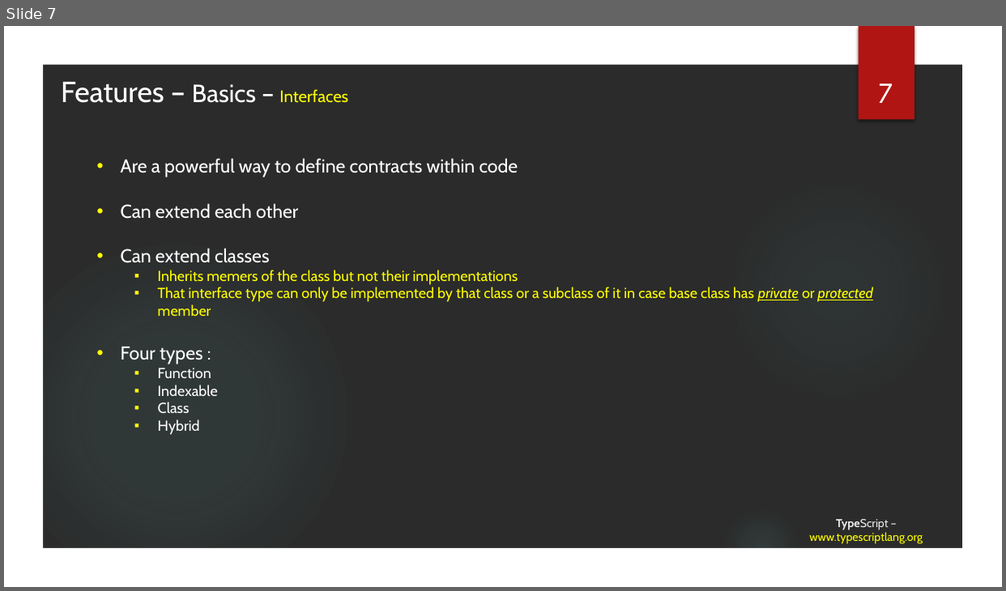
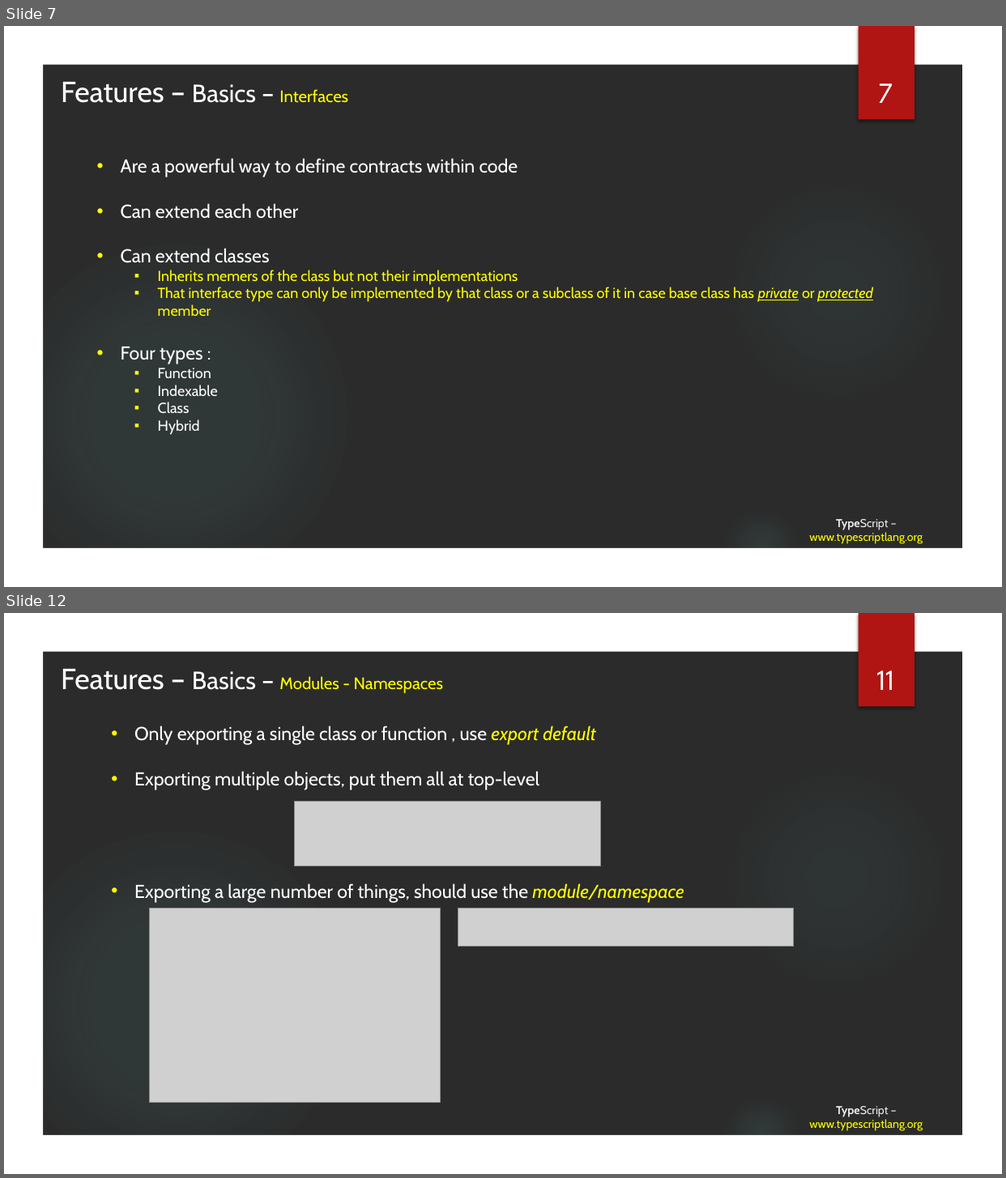
Before and after one commit to tainhx/SSFE, a slide deck: TypeScript.pptx. Shown one above the other, each under a label of ours: slide 7 before the commit, slides 7 and 12 after it; the slides between them are not shown. The pictures are 1006x591 and 1006x1178 pixels, drawn with LibreOffice and Linux fonts; fonts in the diff are those of the drawing; grey boxes stand for pictures; background and template pictures are left out; a plain dark background stands for a picture behind light text. Boxes give left, top, right and bottom in pixels: in the first picture for what was removed or moved away, otherwise in the second. Text is boxed around its words. In the diff, an @@ line names an element or a change of style, - is before the commit and + after.

```diff
--- a/TypeScript.pptx
+++ b/TypeScript.pptx
@@ slide 12 added at (4,613,1002,1174), background picture (left out); not listed: 5 template elements that a slide beside it also shows @@
@@ text added at (61,669,443,693), 16 pt, text #FFFF00 @@
+Features – Basics – Modules - Namespaces
@@ text added at (876,671,894,690), 28 pt, text #FFFFFF @@
+11
@@ text added at (134,726,684,903), 18 pt, text #FFFFFF @@
+• Only exporting a single class or function , use export default
+• Exporting multiple objects, put them all at top-level
+• Exporting a large number of things, should use the module/namespace
@@ picture added at (295,802,601,866) @@
@@ picture added at (149,909,441,1102) @@
@@ picture added at (458,909,794,947) @@
@@ title added at (809,1106,923,1131), 11 pt, text #FFFF00 @@
+TypeScript – www.typescriptlang.org
```
Also in this commit, not shown: 1 slide changed, 4 other slides added.
